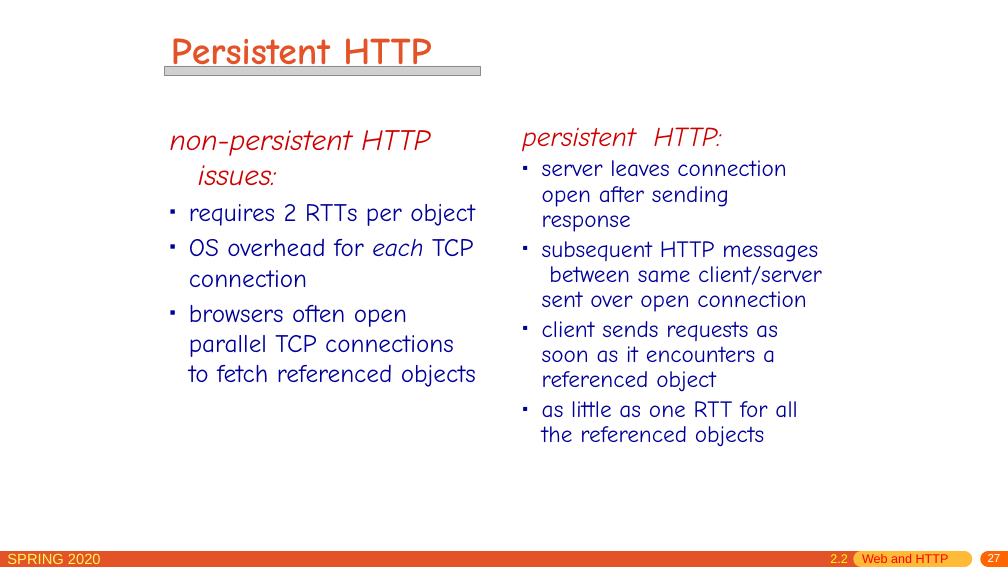
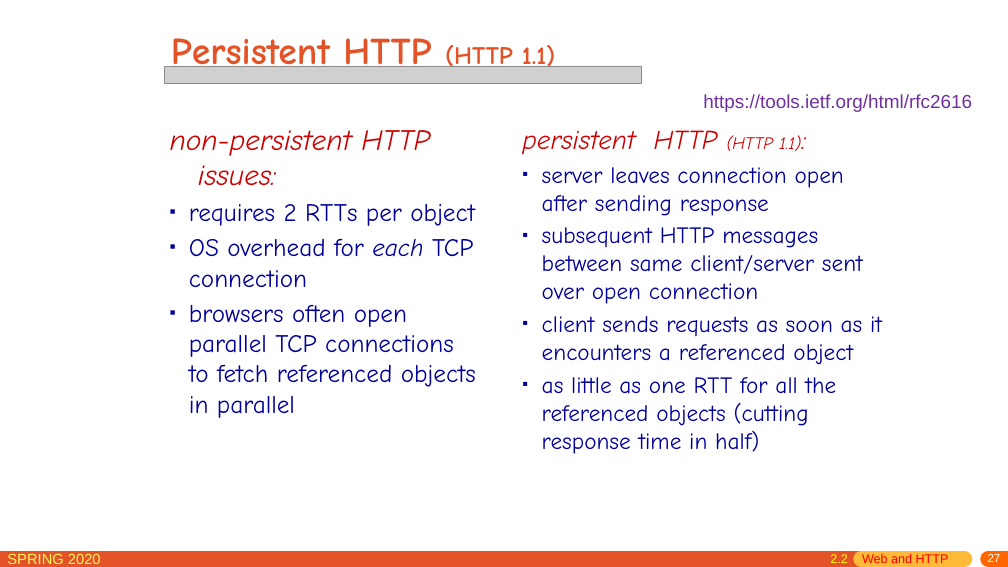
Before and after one commit to network-distributed/presentations, a slide deck: slide 27 of chapter2.pptx. Drawn at 1008x567 pixels with LibreOffice and Linux fonts; fonts in the diff are those of the drawing; grey boxes stand for pictures. Boxes give left, top, right and bottom in pixels: in the first picture for what was removed or moved away, otherwise in the second. Text is boxed around its words. In the diff, an @@ line names an element or a change of style, - is before the commit and + after.

```diff
--- a/chapter2.pptx
+++ b/chapter2.pptx
@@ title at bbox=[171, 38, 555, 76]: text changed @@
-Persistent HTTP
+Persistent HTTP (HTTP 1.1)
@@ picture: place and size @@
-picture at bbox=[165, 66, 480, 75]
+picture at bbox=[165, 66, 641, 83]
@@ text added at bbox=[703, 94, 972, 112], 18 pt, text #7030A0 @@
+https://tools.ietf.org/html/rfc2616
@@ text at bbox=[522, 130, 801, 155]: text changed @@
-persistent HTTP:
+persistent HTTP (HTTP 1.1):
@@ text at bbox=[542, 167, 882, 365]: line spacing 0.9 to 1 @@
@@ text at bbox=[189, 305, 476, 418]: text changed @@
-▪ browsers often open parallel TCP connections to fetch referenced objects
+▪ browsers often open parallel TCP connections to fetch referenced objects in parallel
@@ text at bbox=[542, 377, 836, 454]: text changed @@
-▪ as little as one RTT for all the referenced objects
+▪ as little as one RTT for all the referenced objects (cutting response time in half)
```
Also in this commit, not shown: 35 other slides changed, 6 slides added, 1 other file.
